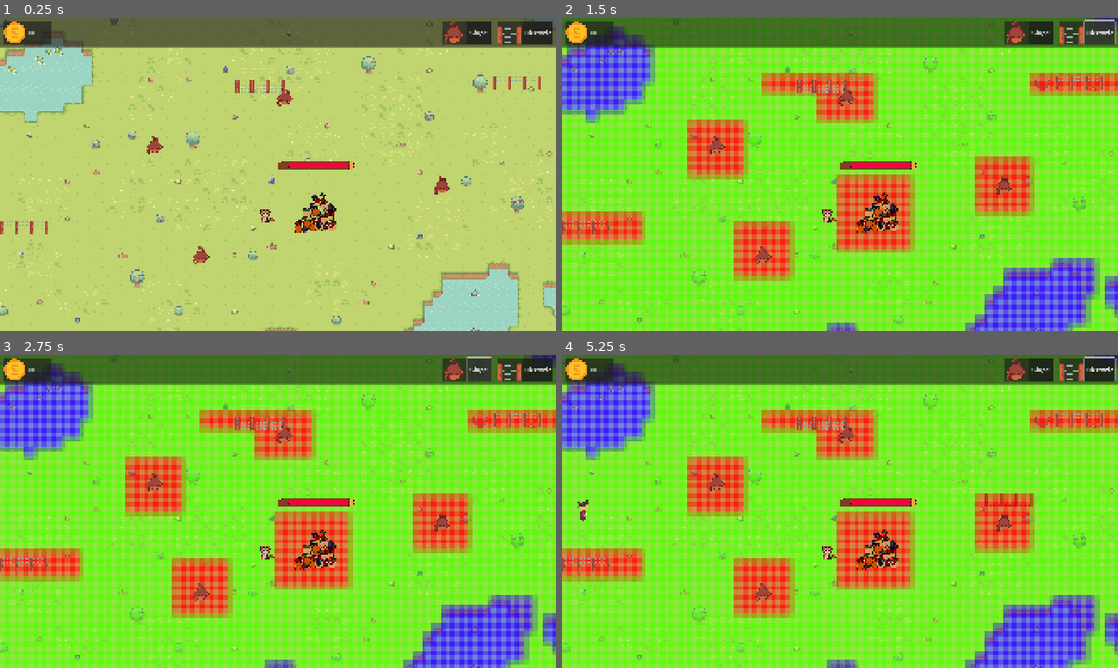
Above: before the commit, frames 1-4 (two rows, left to right).
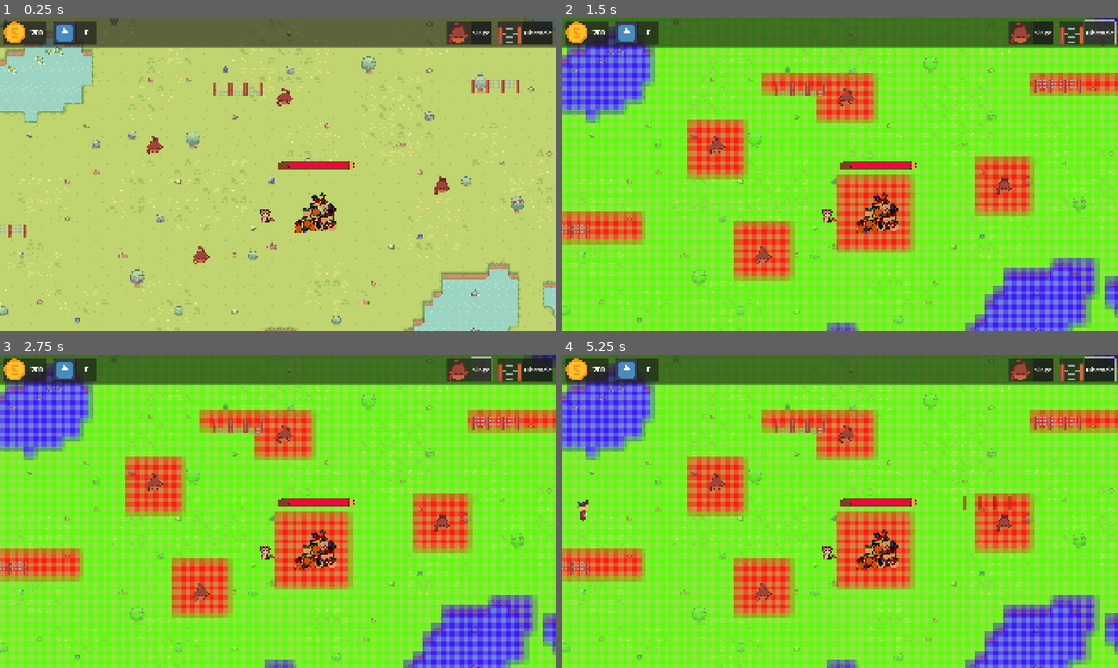
Above: after the commit, the same moments.

Repository: CreaJeu/PirateTowerDefense
Game: Godot game, scene res://scenes/main.tscn
Same seed, same stepped clock (60 frames per second), same inputs: the game is played once before the commit and once after it. The engine's default icon, where the game draws it, is replaced by a stand-in: a white triangle on a blue panel in a dark square.
Inputs (mouse positions are in pixels of both pictures, inside the frame that each line leads up to):
- Up to frame 1 (0.25 s): no input
- Up to frame 2 (1.5 s): click "Singe" at 0.5 s; click "Obstacle" at 1.25 s
- Up to frame 3 (2.75 s): click "Singe" at 2 s
- Up to frame 4 (5.25 s): click "Obstacle" at 2.75 s; click "Singe" at 3.5 s; click "Obstacle" at 4.25 s; move the mouse to (962, 495) at 5.02 s; click (962, 495) at 5.1 s

The runs differ from the first frame. In frame 1, 1.7% of the frame differs, in the area x 0-100%, y 1-71%; in frame 2, 1.7%; in frame 3, 1.7%; in frame 4, 1.9%.

Commit message:
Add kill count

Diff:
--- a/scenes/obstacle.tscn
+++ b/scenes/obstacle.tscn
@@ -13,11 +13,11 @@
 script = ExtResource("1_drdry")
 
 [node name="CollisionShape2D" type="CollisionShape2D" parent="."]
-position = Vector2(80.75, 7)
+position = Vector2(43.25, 12.5)
 shape = SubResource("RectangleShape2D_aubd6")
 
 [node name="Sprite2D" type="Sprite2D" parent="."]
-position = Vector2(81.5, 6.5)
+position = Vector2(44, 12)
 texture = ExtResource("2_cjuko")
 
 [node name="NavigationObstacle2D" type="NavigationObstacle2D" parent="."]
@@ -25,5 +25,5 @@
 [node name="ConstructionRestriction" type="Area2D" parent="."]
 
 [node name="CollisionShape2D" type="CollisionShape2D" parent="ConstructionRestriction"]
-position = Vector2(81.5, 7)
+position = Vector2(44, 12.5)
 shape = SubResource("RectangleShape2D_drdry")
--- a/scenes/topbar.tscn
+++ b/scenes/topbar.tscn
@@ -1,10 +1,11 @@
-[gd_scene load_steps=7 format=3 uid="uid://cw1waua8p1rsh"]
+[gd_scene load_steps=8 format=3 uid="uid://cw1waua8p1rsh"]
 
 [ext_resource type="Script" uid="uid://xj0n2qew2oyj" path="res://scripts/topbar.gd" id="1_h2uq7"]
 [ext_resource type="PackedScene" uid="uid://bl5du0khkvx0c" path="res://scenes/obstacle.tscn" id="2_qous1"]
 [ext_resource type="PackedScene" uid="uid://c0kwqqja08e8o" path="res://scenes/turret.tscn" id="3_iwmr3"]
 [ext_resource type="Texture2D" uid="uid://e45gkv48y5e" path="res://assets/sprites/Icon/coin.png" id="4_iwmr3"]
-[ext_resource type="Texture2D" uid="uid://c3vfbkm2om0i8" path="res://assets/sprites/structure/Singe.png" id="5_eexb2"]
+[ext_resource type="Texture2D" uid="uid://cn3wnfphg1psv" path="res://icon.svg" id="5_tdc8a"]
+[ext_resource type="Texture2D" uid="uid://c3vfbkm2om0i8" path="res://assets/sprites/structure/Singe.png" id="6_eexb2"]
 [ext_resource type="Texture2D" uid="uid://drhx7ylohcbmh" path="res://assets/sprites/structure/barricade.png" id="6_iwmr3"]
 
 [node name="Topbar" type="PanelContainer"]
@@ -44,6 +45,33 @@
 text = "[center][b]100"
 vertical_alignment = 1
 
+[node name="KillsMCont" type="MarginContainer" parent="HBoxContainer"]
+layout_mode = 2
+size_flags_horizontal = 3
+theme_override_constants/margin_left = 10
+theme_override_constants/margin_top = 10
+theme_override_constants/margin_right = 10
+theme_override_constants/margin_bottom = 10
+
+[node name="PanelContainer" type="PanelContainer" parent="HBoxContainer/KillsMCont"]
+layout_mode = 2
+
+[node name="HBoxContainer" type="HBoxContainer" parent="HBoxContainer/KillsMCont/PanelContainer"]
+layout_mode = 2
+
+[node name="TextureRect" type="TextureRect" parent="HBoxContainer/KillsMCont/PanelContainer/HBoxContainer"]
+layout_mode = 2
+texture = ExtResource("5_tdc8a")
+expand_mode = 2
+
+[node name="LabelKills" type="RichTextLabel" parent="HBoxContainer/KillsMCont/PanelContainer/HBoxContainer"]
+layout_mode = 2
+size_flags_horizontal = 3
+theme_override_font_sizes/bold_font_size = 24
+bbcode_enabled = true
+text = "[center][b]100"
+vertical_alignment = 1
+
 [node name="Empty" type="MarginContainer" parent="HBoxContainer"]
 layout_mode = 2
 size_flags_horizontal = 3
--- a/scripts/gamestate.gd
+++ b/scripts/gamestate.gd
@@ -2,10 +2,12 @@
 
 signal money_changed(new_amount: int)
 
-var money: int = 100
+var money: int = 200
+var kills: int = 0
 
 func _ready() -> void:
 	Signals.enemy_died.connect(add_money)
+	Signals.enemy_died.connect(update_kills)
 
 func add_money(amount: int):
 	print("Money!")
@@ -18,3 +20,9 @@
 		money_changed.emit(money)
 		return true
 	return false
+
+func update_kills(_unused: int) -> void:
+	kills += 1
+
+func get_kills() -> int:
+	return kills
--- a/scripts/topbar.gd
+++ b/scripts/topbar.gd
@@ -4,7 +4,7 @@
 @onready var button_obstacle = $HBoxContainer/ObstacleMcont/PanelContainer/HBoxContainer/Button
 @onready var button_turret = $HBoxContainer/SingeMcont/PanelContainer/HBoxContainer/Button
 @onready var label_money = $HBoxContainer/MoneyMCont/PanelContainer/HBoxContainer/LabelMoney
-@onready var lifebar = $HBoxContainer/LifeContainer/PanelContainer/LifeBar
+@onready var label_kills = $HBoxContainer/KillsMCont/PanelContainer/HBoxContainer/LabelKills
 
 @export var build_manager: BuildManager
 @export var obstacle_scene: PackedScene
@@ -17,8 +17,11 @@
 	button_obstacle.pressed.connect(on_button_obstacle)
 	button_turret.pressed.connect(on_button_turret)
 
+	Signals.enemy_died.connect(update_kills)
+	update_kills(0)
+
 func update_money(money: int):
-	label_money.text = str(money)
+	label_money.text = "[center][b]" + str(money)
 
 	if build_manager.turret_cost > money:
 		button_turret.disabled = true
@@ -30,8 +33,8 @@
 	else:
 		button_obstacle.disabled = false
 
-func update_life(life: int):
-	lifebar.set_value(life)
+func update_kills(_unused: int):
+	label_kills.text = "[center][b]" + str(Gamestate.get_kills())
 
 func on_button_obstacle():
 	build_manager.start_build(obstacle_scene, build_manager.obstacle_cost)
Not shown: 1 places in scenes/topbar.tscn that only renumber resources
